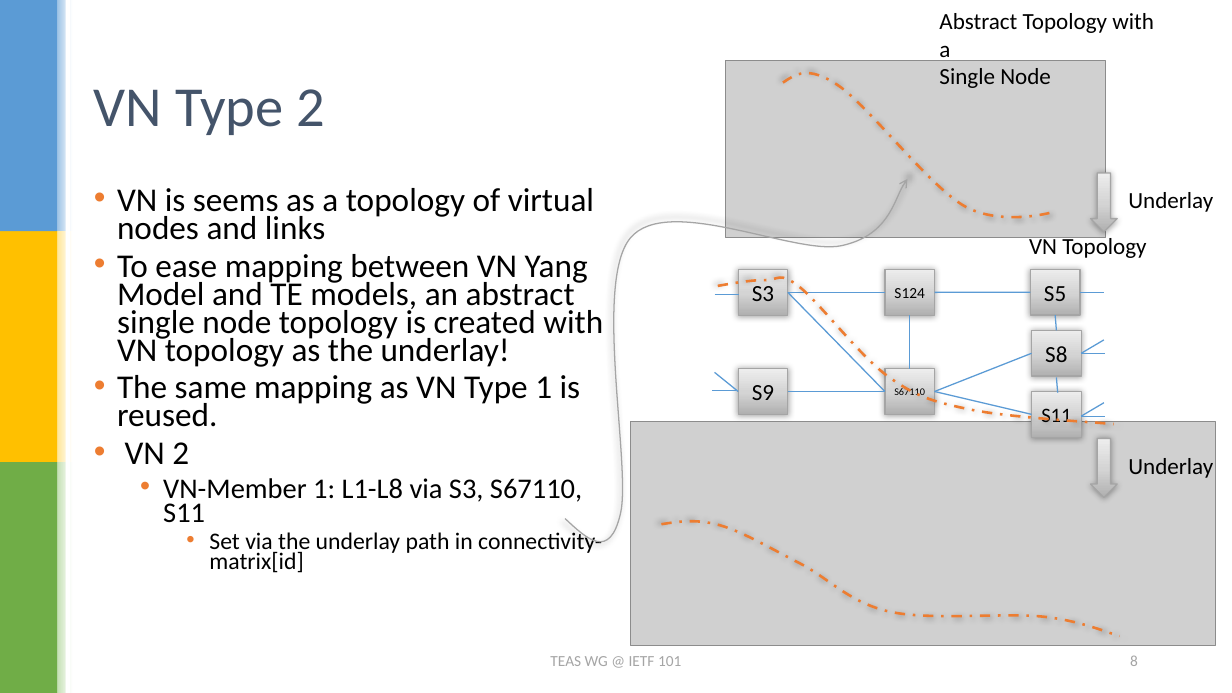
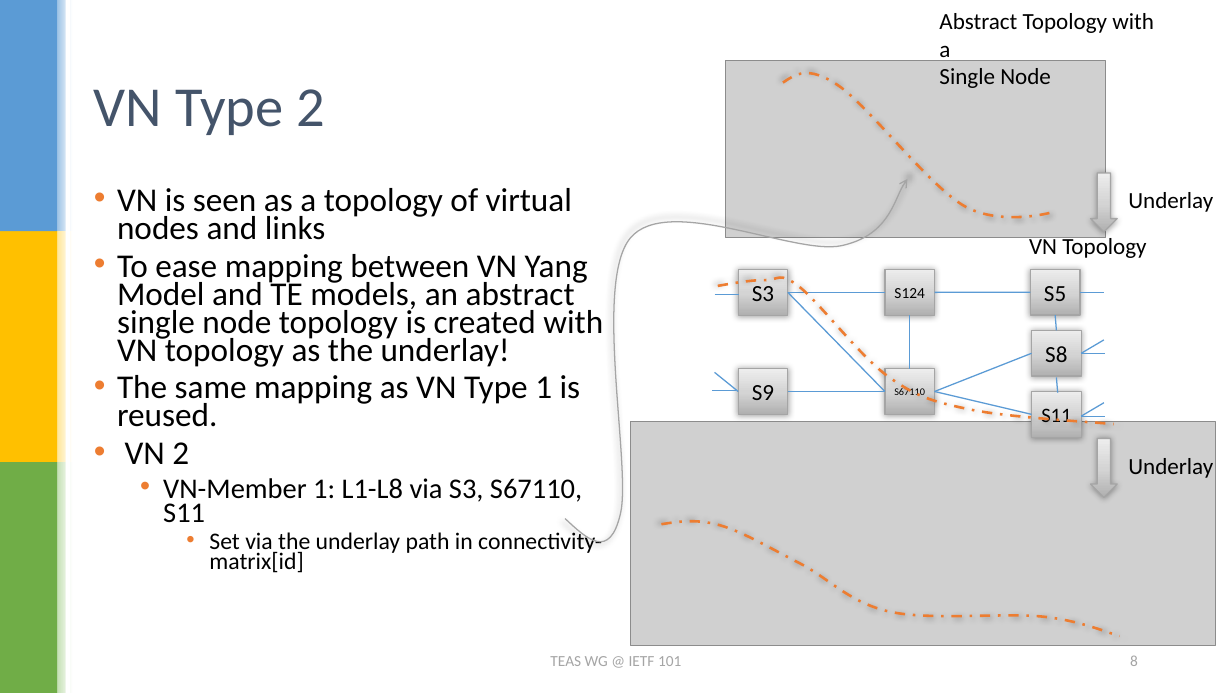
Before and after one commit to dhruvdhody-huawei/101, a slide deck: slide 8 of draft-lee-teas-actn-vn-yang.pptx. Drawn at 1232x693 pixels with LibreOffice and Linux fonts; fonts in the diff are those of the drawing; grey boxes stand for pictures. Boxes give left, top, right and bottom in pixels: in the first picture for what was removed or moved away, otherwise in the second. Text is boxed around its words. In the diff, an @@ line names an element or a change of style, - is before the commit and + after.

```diff
--- a/draft-lee-teas-actn-vn-yang.pptx
+++ b/draft-lee-teas-actn-vn-yang.pptx
@@ text at [117, 188, 572, 240]: text changed @@
-• VN is seems as a topology of virtual nodes and links
+• VN is seen as a topology of virtual nodes and links
```
Also in this commit, not shown: 1 other slide changed.
